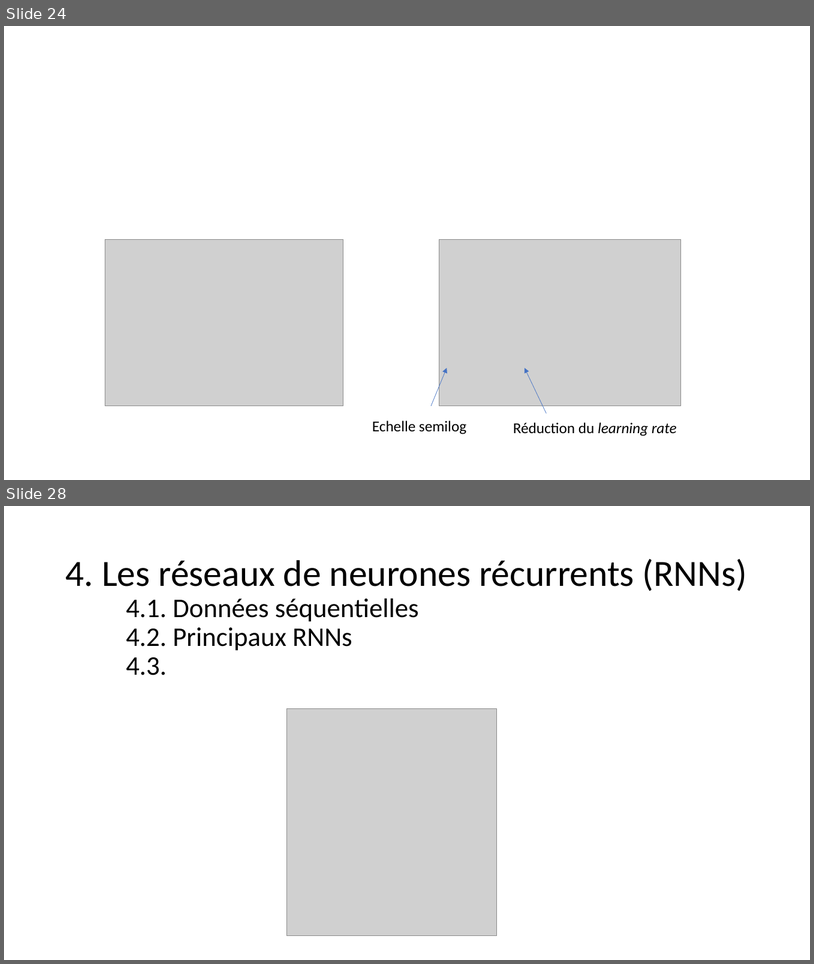
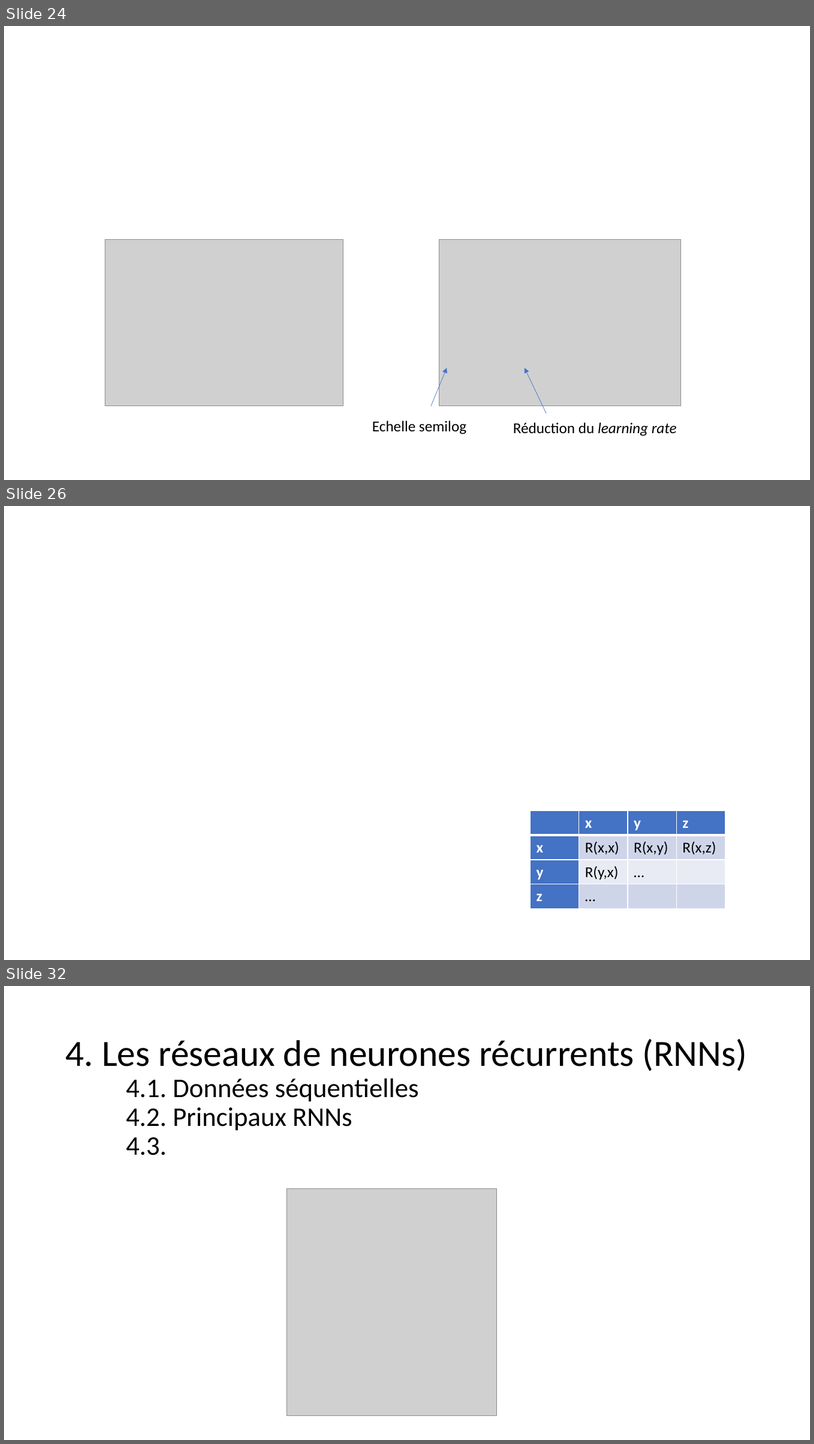
Before and after one commit to jolindien-git/jolindien-git.github.io, a slide deck: Intelligence Artificielle et Analyse de donnees.pptx. Shown one above the other, each under a label of ours: slides 24 and 28 before the commit, slides 24, 26 and 32 after it; the slides between them are not shown. The pictures are 814x964 and 814x1444 pixels, drawn with LibreOffice and Linux fonts; fonts in the diff are those of the drawing; grey boxes stand for pictures. Boxes give left, top, right and bottom in pixels: in the first picture for what was removed or moved away, otherwise in the second. Text is boxed around its words. In the diff, an @@ line names an element or a change of style, - is before the commit and + after.

```diff
--- a/Intelligence Artificielle et Analyse de donnees.pptx
+++ b/Intelligence Artificielle et Analyse de donnees.pptx
@@ slide 26 added at <box>4,506,810,960</box>, background #FFFFFF @@
@@ table added at <box>531,810,727,908</box>, 4 rows, 4 columns @@
+ | x | y | z
+x | R(x,x) | R(x,y) | R(x,z)
+y | R(y,x) | … | 
+z | … |  | 
@@ what was slide 28 is now slide 32 @@
```
Also in this commit, not shown: 2 slides changed, 4 other slides added, 1 slide removed, 2 other files.
